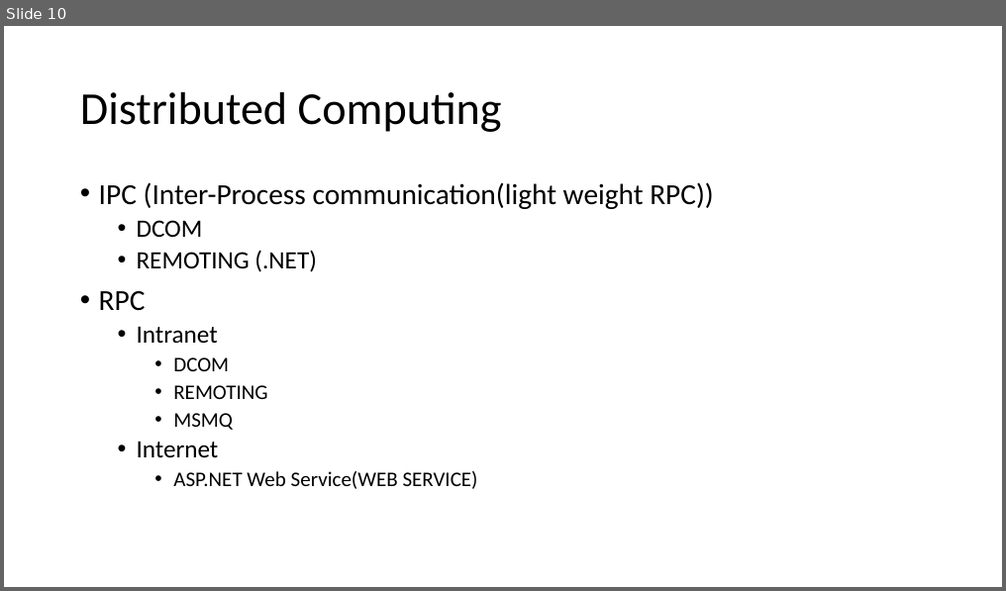
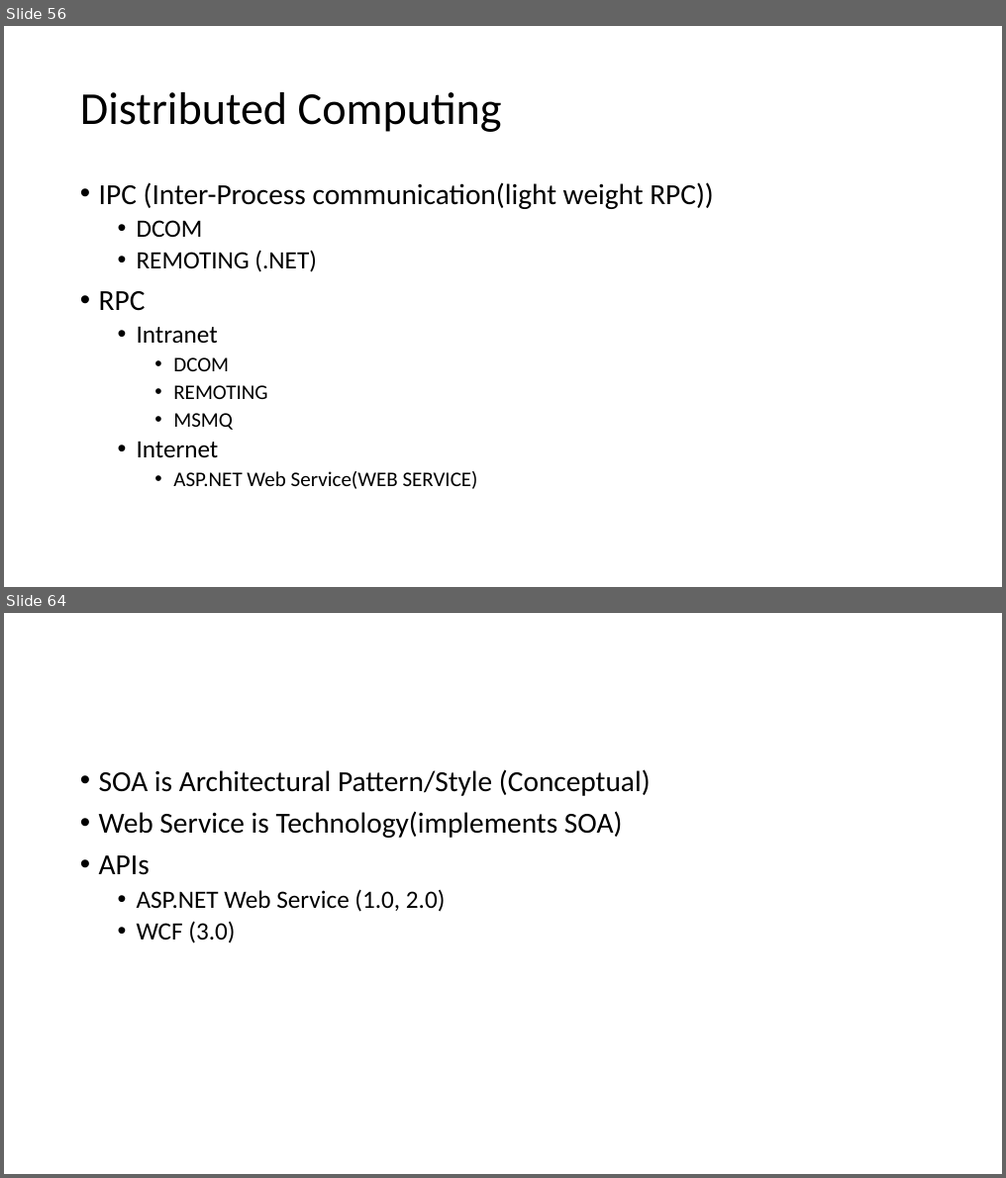
Before and after one commit to elangrg/KDL_27Jun2023, a slide deck: KDL_Con_CSharp_Intro27Jun2023/Content/KynDryl_27Jun_23ClassFlow.pptx. Shown one above the other, each under a label of ours: slide 10 before the commit, slides 56 and 64 after it; the slides between them are not shown. The pictures are 1006x591 and 1006x1178 pixels, drawn with LibreOffice and Linux fonts; fonts in the diff are those of the drawing. Boxes give left, top, right and bottom in pixels: in the first picture for what was removed or moved away, otherwise in the second. Text is boxed around its words. In the diff, an @@ line names an element or a change of style, - is before the commit and + after.

```diff
--- a/KDL_Con_CSharp_Intro27Jun2023/Content/KynDryl_27Jun_23ClassFlow.pptx
+++ b/KDL_Con_CSharp_Intro27Jun2023/Content/KynDryl_27Jun_23ClassFlow.pptx
@@ slide 64 added at [4, 613, 1002, 1174], background #FFFFFF @@
@@ text added at [99, 769, 650, 944], 28 pt, text #000000 @@
+• SOA is Architectural Pattern/Style (Conceptual)
+• Web Service is Technology(implements SOA)
+• APIs
+  • ASP.NET Web Service (1.0, 2.0)
+  • WCF (3.0)
@@ what was slide 10 is now slide 56 @@
```
Also in this commit, not shown: 28 other slides added.
